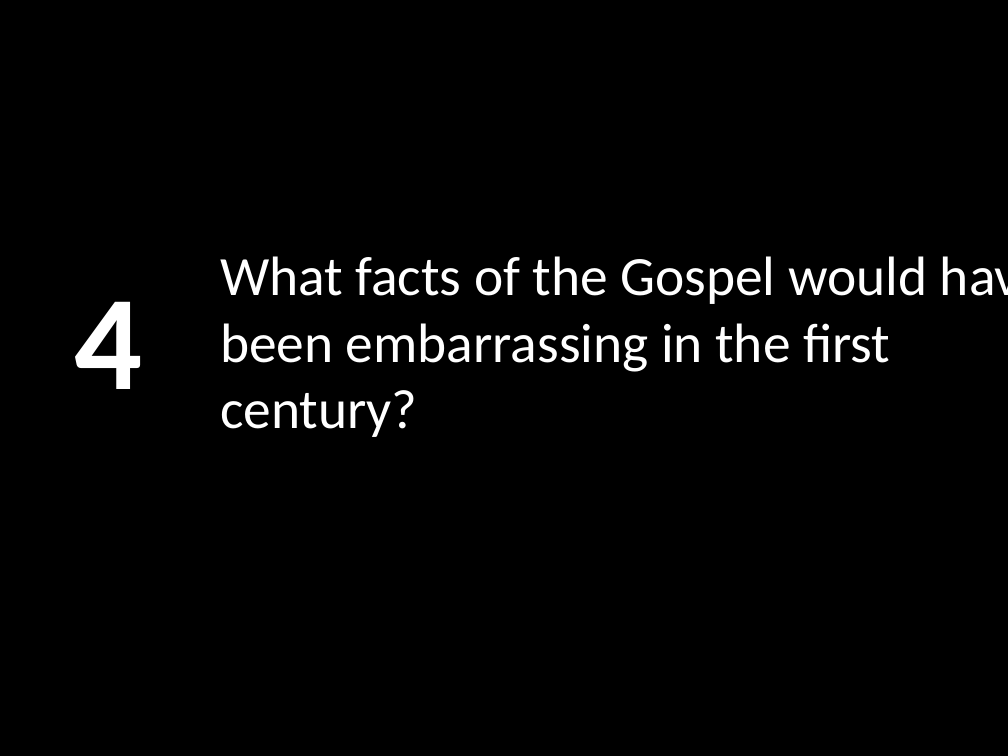
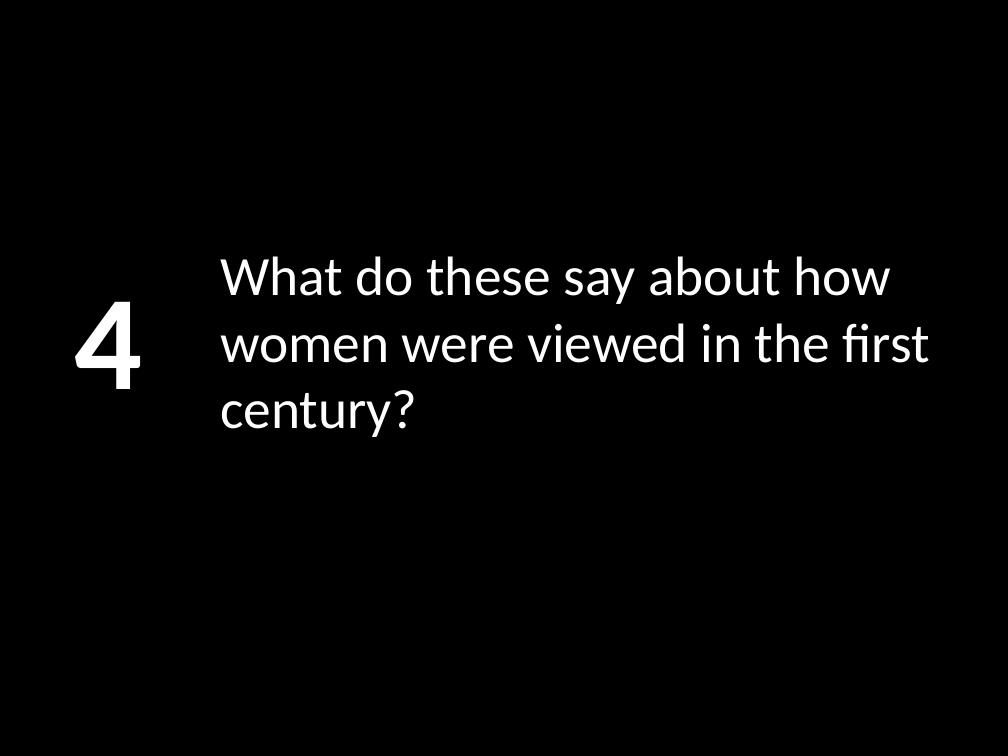
Before and after one commit to LukeMurphey/Ai1L, a slide deck: slide 5 of companion-website/public/files/9. How Not to Start a Religion.pptx. Drawn at 1008x756 pixels with LibreOffice and Linux fonts; fonts in the diff are those of the drawing. Boxes give left, top, right and bottom in pixels: in the first picture for what was removed or moved away, otherwise in the second. Text is boxed around its words. In the diff, an @@ line names an element or a change of style, - is before the commit and + after.

```diff
--- a/companion-website/public/files/9. How Not to Start a Religion.pptx
+++ b/companion-website/public/files/9. How Not to Start a Religion.pptx
@@ title at bbox=[220, 256, 930, 363]: text changed @@
-What facts of the Gospel would have been embarrassing in the first century?
+What do these say about how women were viewed in the first century?
```
Also in this commit, not shown: 3 other slides changed, 3 slides added.
